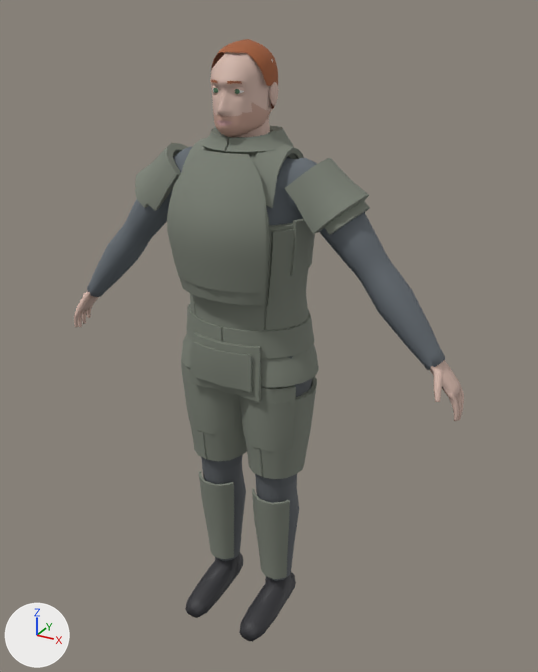
The glTF model models/characters/human/variants/m09.glb as it was, and as the next commit left it.
One viewpoint serves both versions: a 50 mm camera at (1.024, -1.733, 1.845) aimed at (0.06, 0.02, 0.969). The lights are fixed; the arrows at lower left show +X, +Y and +Z. The older version comes first.

In view in the first picture: 'body', 'head', 'kitbeltwide', 'kitgplate', 'kitheavy', 'kitlegwrap', 'kitpelvis', 'kitplateheavy', 'kitshcap', 'kitshin', 'kitthigh', 'kitwrap' and 4 more.
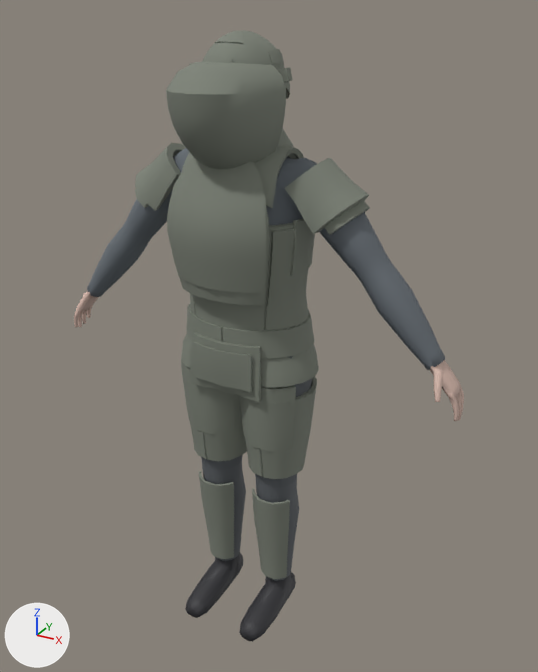
Not visible in the pictures: 'kitmandarmshigh'.

Changed parts and their boxes (x1, y1, x2, y2) in the pictures (538 x 672 px):
'kitshieldrifle', added: after (166, 62, 286, 169)
'kithelmrifle', added: after (202, 30, 290, 99)
'kitshieldframe', added: after (189, 62, 292, 83)
'kithelmfast', added (mostly hidden): after (277, 65, 284, 69)
'head', unchanged, covered by the edit: before (210, 39, 279, 137)

Diff of the bpy script that builds the scene:
```diff
--- a/models/characters/human/variants/m09.glb.py
+++ b/models/characters/human/variants/m09.glb.py
@@ mat_kitshieldrifle @@
+mat_kitshieldrifle = principled_material('kitshieldrifle')
+mat_kitshieldrifle.base_color = (0.2, 0.22, 0.18)  # grey #7c8176
+mat_kitshieldrifle.roughness = 0.85
@@ mat_kitshieldframe @@
+mat_kitshieldframe = principled_material('kitshieldframe')
+mat_kitshieldframe.base_color = (0.2, 0.22, 0.18)  # grey #7c8176
+mat_kitshieldframe.roughness = 0.85
@@ mat_kitmandarmshigh @@
+mat_kitmandarmshigh = principled_material('kitmandarmshigh')
+mat_kitmandarmshigh.base_color = (0.2, 0.22, 0.18)  # grey #7c8176
+mat_kitmandarmshigh.roughness = 0.85
@@ mat_kithelmrifle @@
+mat_kithelmrifle = principled_material('kithelmrifle')
+mat_kithelmrifle.base_color = (0.2, 0.22, 0.18)  # grey #7c8176
+mat_kithelmrifle.roughness = 0.85
@@ mat_kithelmfast @@
+mat_kithelmfast = principled_material('kithelmfast')
+mat_kithelmfast.base_color = (0.2, 0.22, 0.18)  # grey #7c8176
+mat_kithelmfast.roughness = 0.85
@@ me_kitshieldrifle @@
+me_kitshieldrifle.from_pydata(...)  # 240 vertices, 476 faces; spans x -0.153..0.153, y -0.263..-0.044, z 1.476..1.729
+me_kitshieldrifle.materials.append(mat_kitshieldrifle)  # grey #7c8176
@@ me_kitshieldframe @@
+me_kitshieldframe.from_pydata(...)  # 100 vertices, 188 faces; spans x -0.154..0.149, y -0.167..-0.013, z 1.672..1.729
+me_kitshieldframe.materials.append(mat_kitshieldframe)  # grey #7c8176
@@ me_kitmandarmshigh @@
+me_kitmandarmshigh.from_pydata(...)  # 32 vertices, 48 faces; spans x -0.113..0.112, y -0.028..0.009, z 1.611..1.717
+me_kitmandarmshigh.materials.append(mat_kitmandarmshigh)  # grey #7c8176
@@ me_kithelmrifle @@
+me_kithelmrifle.from_pydata(...)  # 890 vertices, 1760 faces; spans x -0.116..0.116, y -0.158..0.144, z 1.618..1.795
+me_kithelmrifle.materials.append(mat_kithelmrifle)  # grey #7c8176
@@ me_kithelmfast @@
+me_kithelmfast.from_pydata(...)  # 890 vertices, 1760 faces; spans x -0.107..0.106, y -0.151..0.136, z 1.63..1.787
+me_kithelmfast.materials.append(mat_kithelmfast)  # grey #7c8176
@@ ob_kitshieldrifle @@
+ob_kitshieldrifle = bpy.data.objects.new('kitshieldrifle', me_kitshieldrifle)
+ob_kitshieldrifle.location = (0.0, 0.0, 0.0)
@@ ob_kitshieldframe @@
+ob_kitshieldframe = bpy.data.objects.new('kitshieldframe', me_kitshieldframe)
+ob_kitshieldframe.location = (0.0, 0.0, 0.0)
@@ ob_kitmandarmshigh @@
+ob_kitmandarmshigh = bpy.data.objects.new('kitmandarmshigh', me_kitmandarmshigh)
+ob_kitmandarmshigh.location = (0.0, 0.0, 0.0)
@@ ob_kithelmrifle @@
+ob_kithelmrifle = bpy.data.objects.new('kithelmrifle', me_kithelmrifle)
+ob_kithelmrifle.location = (0.0, 0.0, 0.0)
@@ ob_kithelmfast @@
+ob_kithelmfast = bpy.data.objects.new('kithelmfast', me_kithelmfast)
+ob_kithelmfast.location = (0.0, 0.0, 0.0)
```
